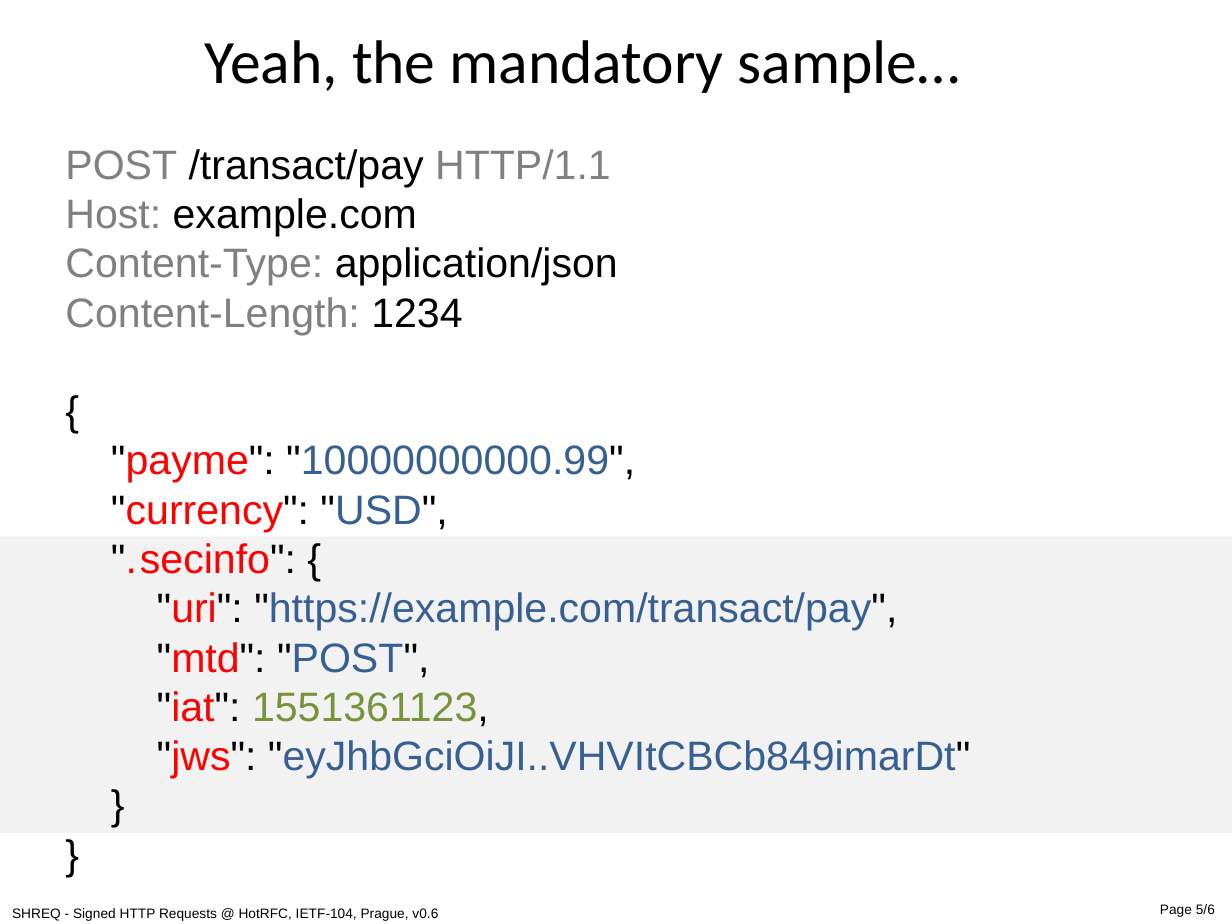
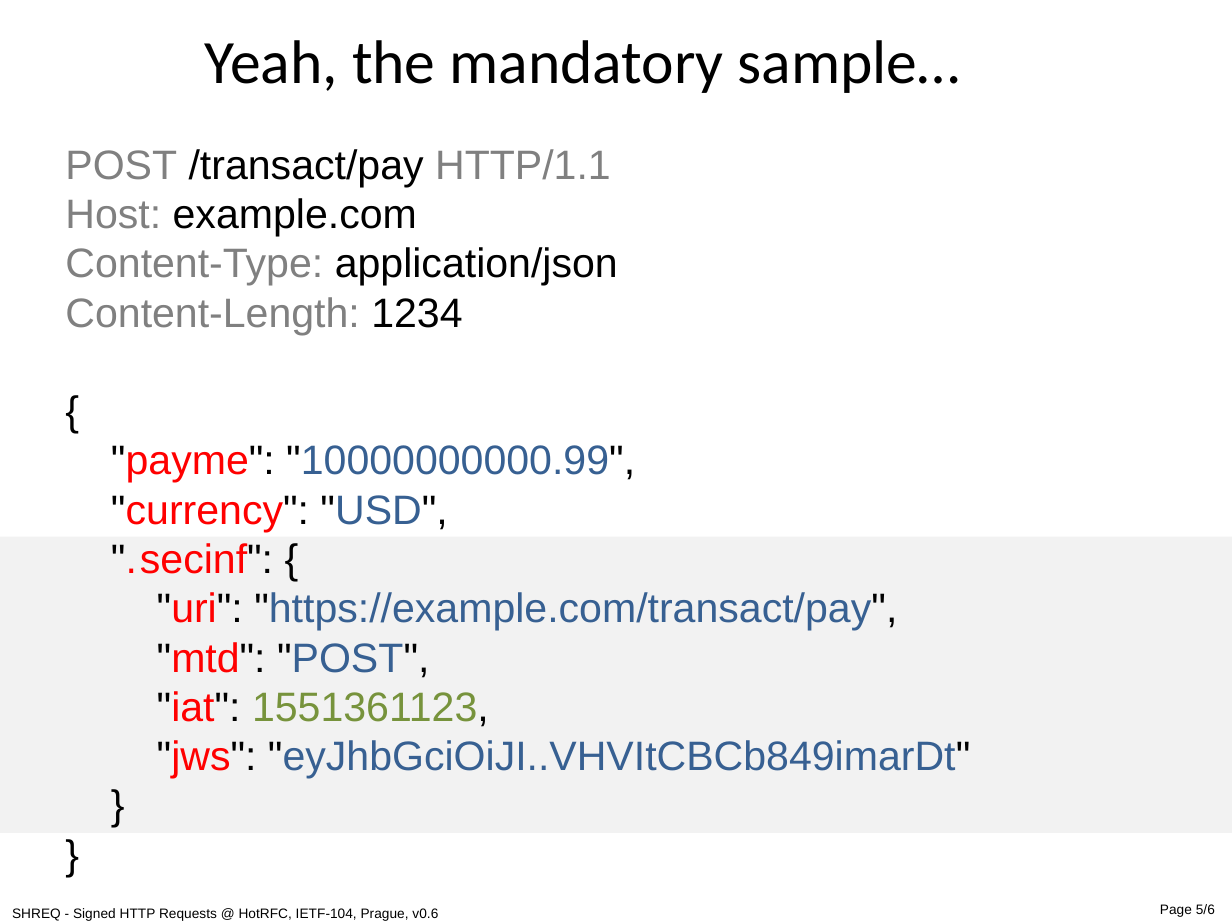
Before and after one commit to cyberphone/ietf-signed-http-requests, a slide deck: slide 5 of hotrfc-shreq.pptx. Drawn at 1232x924 pixels with LibreOffice and Linux fonts; fonts in the diff are those of the drawing. Boxes give left, top, right and bottom in pixels: in the first picture for what was removed or moved away, otherwise in the second. Text is boxed around its words. In the diff, an @@ line names an element or a change of style, - is before the commit and + after.

```diff
--- a/hotrfc-shreq.pptx
+++ b/hotrfc-shreq.pptx
@@ text at (140, 543, 273, 574): text changed @@
-". secinfo": {
+". secinf": {
```
Also in this commit, not shown: 3 other files.
